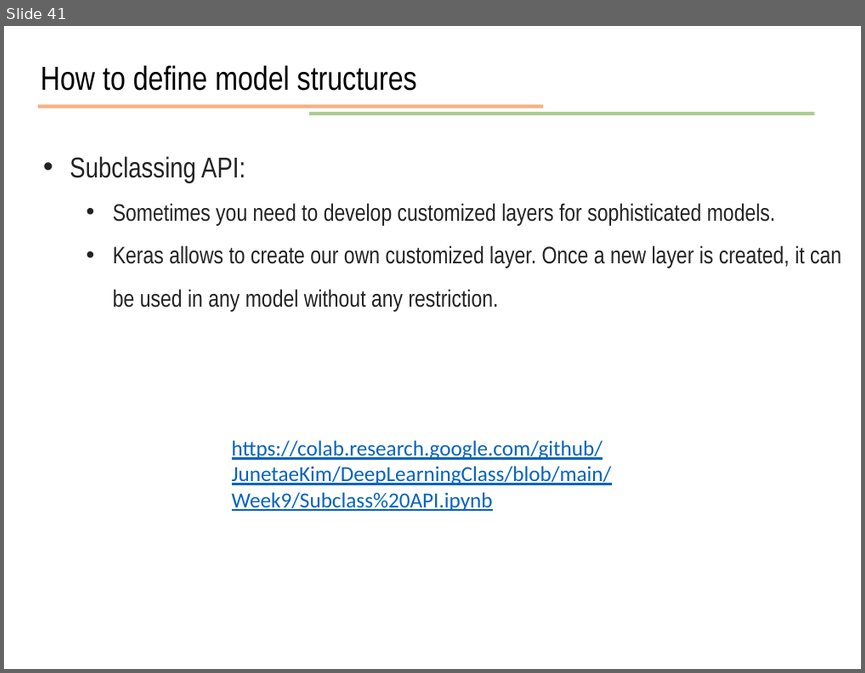
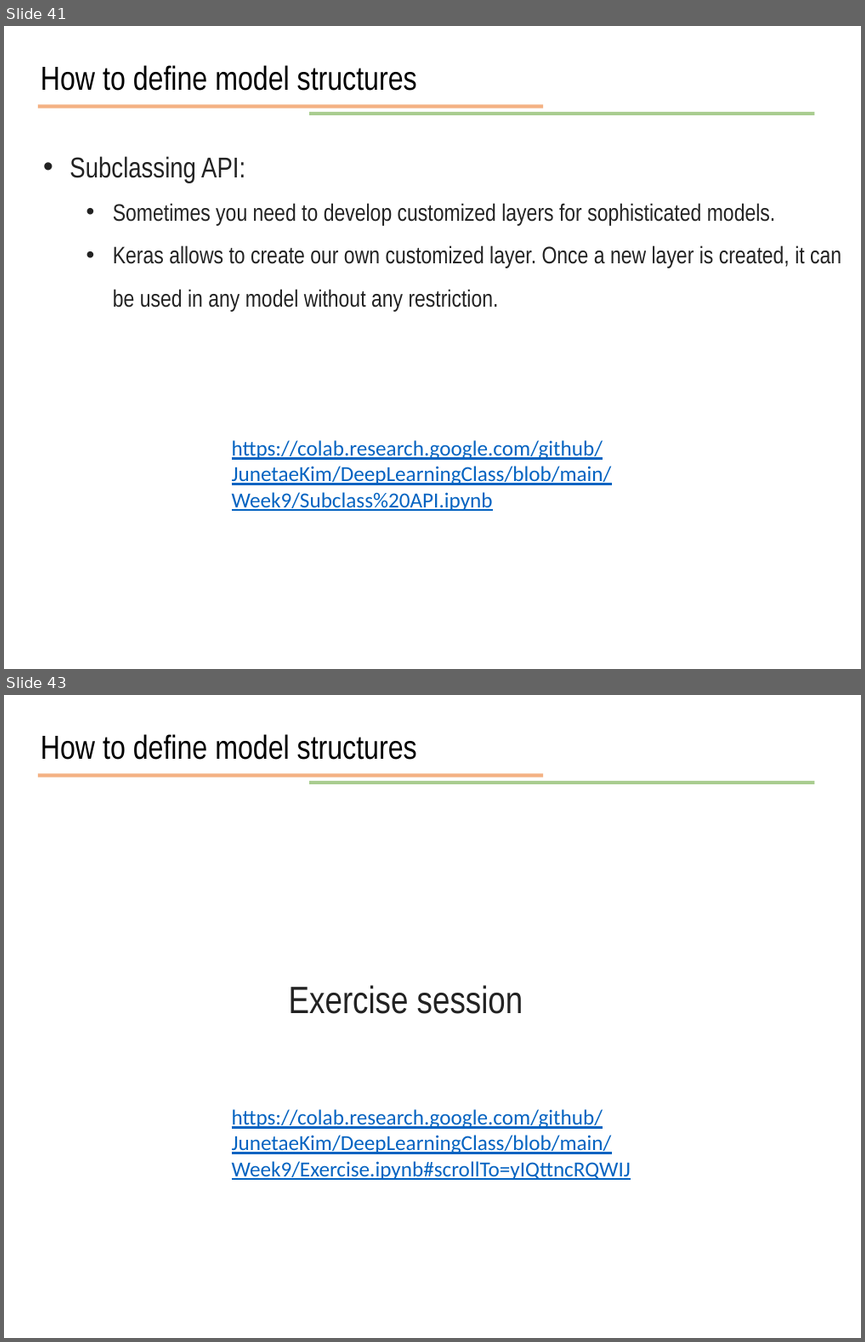
Before and after one commit to JunetaeKim/DeepLearningClass, a slide deck: Week9/week9 Introduction to tensorflow.pptx. Shown one above the other, each under a label of ours: slide 41 before the commit, slides 41 and 43 after it; the slides between them are not shown. The pictures are 865x673 and 865x1342 pixels, drawn with LibreOffice and Linux fonts; fonts in the diff are those of the drawing. Boxes give left, top, right and bottom in pixels: in the first picture for what was removed or moved away, otherwise in the second. Text is boxed around its words. In the diff, an @@ line names an element or a change of style, - is before the commit and + after.

```diff
--- a/Week9/week9 Introduction to tensorflow.pptx
+++ b/Week9/week9 Introduction to tensorflow.pptx
@@ slide 43 added at (x1=4, y1=695, x2=861, y2=1338), background #FFFFFF @@
@@ text added at (x1=41, y1=734, x2=417, y2=760), 28 pt, text #000000 @@
+How to define model structures
@@ line added from (38, 776) to (543, 776), #ED7D31 3 pt @@
@@ line added from (309, 783) to (815, 783), #70AD47 3 pt @@
@@ text added at (x1=289, y1=985, x2=523, y2=1014), 32 pt, text #222222 @@
+Exercise session
@@ text added at (x1=232, y1=1109, x2=630, y2=1179), 18 pt, text #0563C1, underline @@
+https://colab.research.google.com/github/JunetaeKim/DeepLearningClass/blob/main/Week9/Exercise.ipynb#scrollTo=yIQttncRQWIJ
```
Also in this commit, not shown: 3 other slides added, 4 other files.
